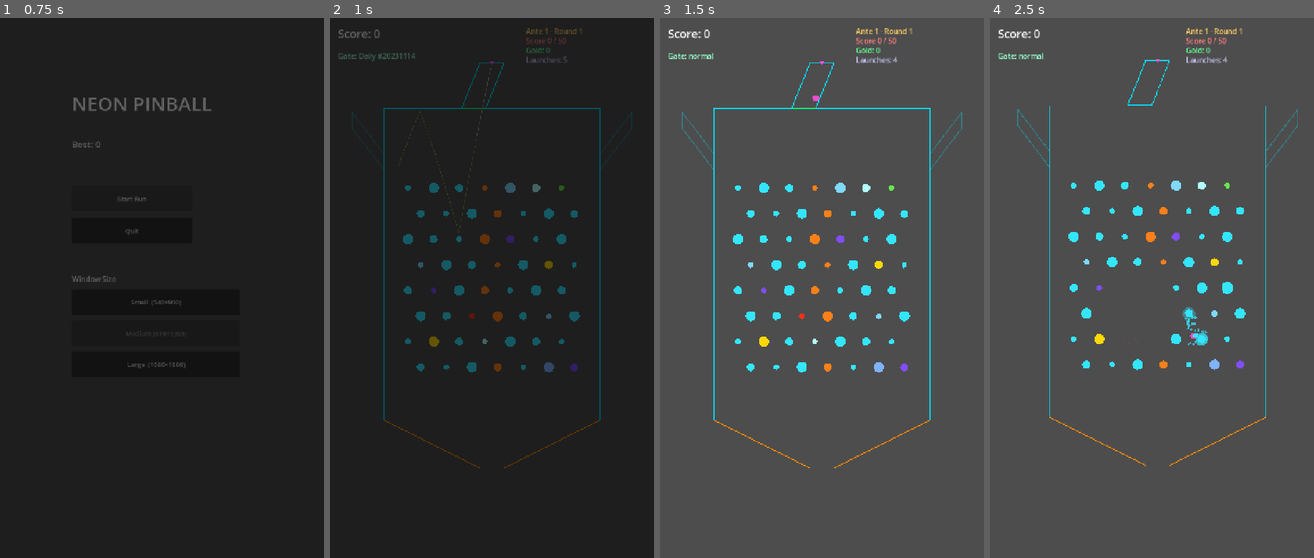
Above: before the commit, frames 1-4 (left to right).
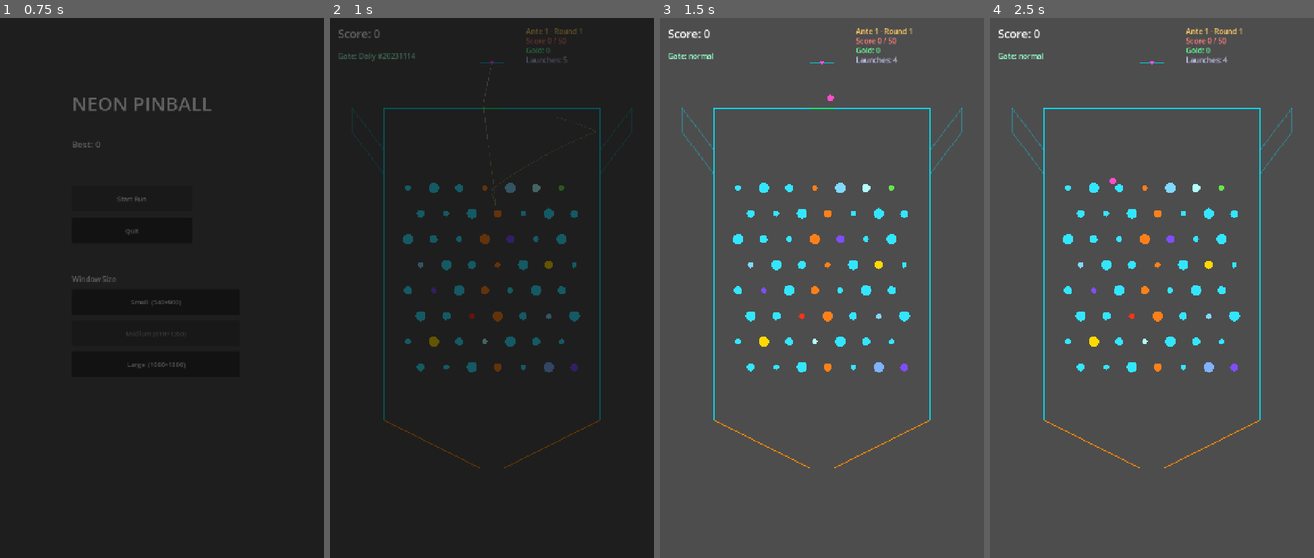
Above: after the commit, the same moments.

Repository: GencyZ/NeonPinball
Game: Godot game, scene res://scenes/main_menu.tscn
Same seed, same stepped clock (60 frames per second), same inputs: the game is played once before the commit and once after it.
Inputs (mouse positions are in pixels of both pictures, inside the frame that each line leads up to):
- Up to frame 1 (0.75 s): click "Start Run" at 0.5 s
- Up to frame 2 (1 s): no input
- Up to frame 3 (1.5 s): tap Enter at 1.25 s; move the mouse to (893, 261) at 1.27 s; hold D from 1.28 s (still down); hold Shift from 1.28 s (still down); click (893, 261) at 1.42 s
- Up to frame 4 (2.5 s): tap Space at 1.52 s; release D at 2 s; release Shift at 2 s; drag from (1087, 315) to (1135, 396) at 2.02 s

Frame 1 is identical in both runs. In frame 2, 0.1% of the frame differs, in the area x 6-94%, y 8-40%; in frame 3, 0.4%; in frame 4, 4.2%, in the area x 6-95%, y 7-84%.

Commit message:
fix: center top channel, widen left/right gates, reopen gate after settle
- entry_resolver: LAUNCHER_T[TOP] 0.417→0.500 so gate center x=405
  matches LAUNCHER_POS[TOP].x → top channel walls are now vertical
- board_view: _GATE_LOCAL LEFT/RIGHT expanded from 40px to 60px wide
  (105→165 vs 115→155) → wider channel spacing; TOP gate recentered
  (240→300 vs 195→255) to align with LAUNCHER_POS x=405
- board_view: _on_all_settled() resets _gate_applied=false and calls
  _rebuild_wall_segs(false) so gate reopens visually (green) after
  each ball is collected, not only at next launch

Co-Authored-By: Claude Sonnet 4.6 <noreply@anthropic.com>

Diff:
--- a/game/sim/entry_resolver.gd
+++ b/game/sim/entry_resolver.gd
@@ -6,7 +6,7 @@
 const LAUNCHER_T := {
 	BoardEdge.LEFT:  0.150,   # local y=135 / 900
 	BoardEdge.RIGHT: 0.150,
-	BoardEdge.TOP:   0.417,   # local x=225 / 540
+	BoardEdge.TOP:   0.500,   # local x=270 / 540 → actual x=405, aligns with LAUNCHER_POS
 }
 
 # Launcher canvas positions (fixed; outside _rect) — used by draw layer
--- a/game/view/board_view.gd
+++ b/game/view/board_view.gd
@@ -130,9 +130,9 @@
 const CHANNEL_REST := 0.65
 
 const _GATE_LOCAL := {
-	EntryResolver.BoardEdge.LEFT:  [Vector2(0, 115),   Vector2(0, 155)],
-	EntryResolver.BoardEdge.RIGHT: [Vector2(540, 115),  Vector2(540, 155)],
-	EntryResolver.BoardEdge.TOP:   [Vector2(195, 0),    Vector2(255, 0)],
+	EntryResolver.BoardEdge.LEFT:  [Vector2(0, 105),   Vector2(0, 165)],    # 60px wide, center y=135
+	EntryResolver.BoardEdge.RIGHT: [Vector2(540, 105),  Vector2(540, 165)],  # 60px wide, center y=135
+	EntryResolver.BoardEdge.TOP:   [Vector2(240, 0),    Vector2(300, 0)],    # 60px wide, center x=270→actual 405
 }
 
 func _funnel_segs() -> Array:
@@ -418,6 +418,9 @@
 	_has_ball = false; _acc = 0.0
 	_active_balls.clear()
 	_prev_positions.clear(); _curr_positions.clear()
+	# Reopen the active gate so it shows green and is passable for the next launch
+	_gate_applied = false
+	_rebuild_wall_segs(false)
 	_sync_hud()
 	# Auto-advance when launches exhausted
 	if RunMan.launches_exhausted():
